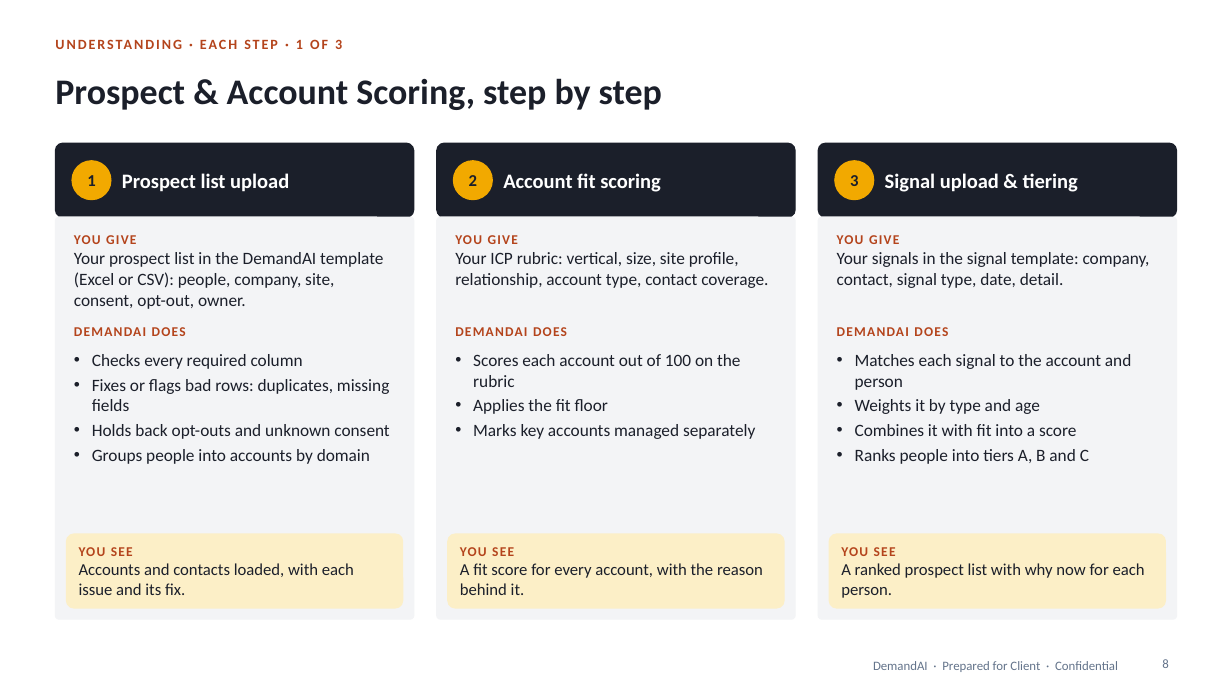
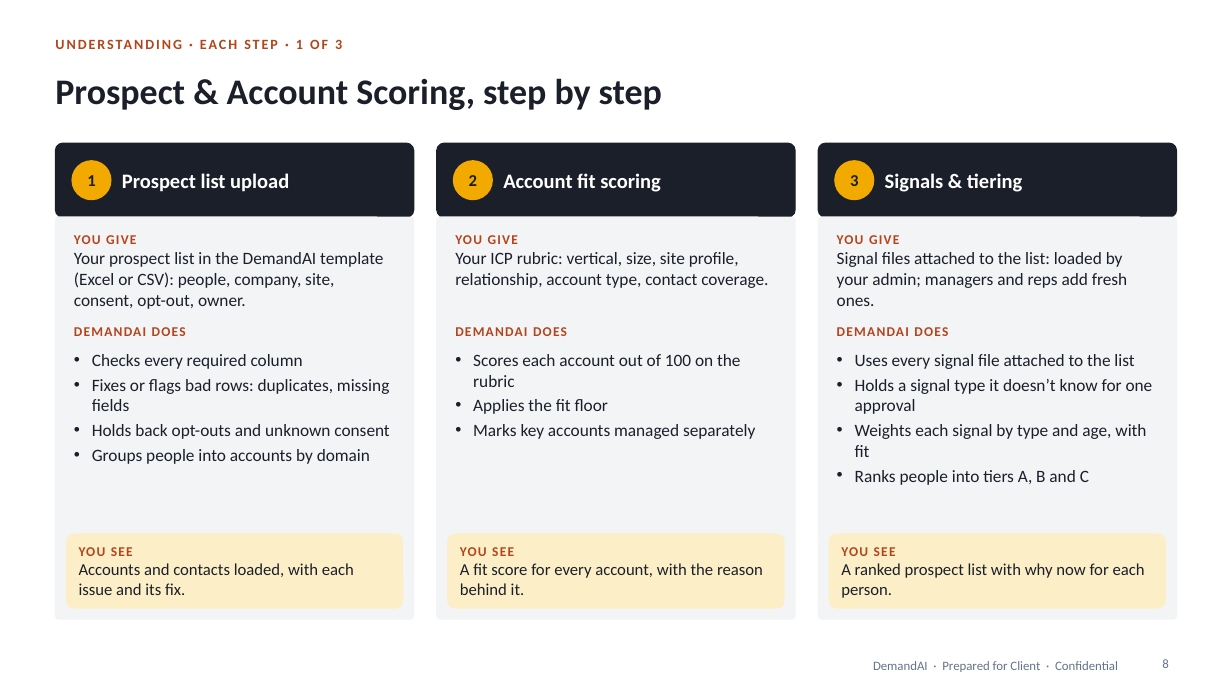
Before and after one commit to shantanusharma-commits/Demand-AI---POC, a slide deck: slide 8 of proposal/DemandAI_Pilot_Proposal.pptx. Drawn at 1232x693 pixels with LibreOffice and Linux fonts; fonts in the diff are those of the drawing. Boxes give left, top, right and bottom in pixels: in the first picture for what was removed or moved away, otherwise in the second. Text is boxed around its words. In the diff, an @@ line names an element or a change of style, - is before the commit and + after.

```diff
--- a/proposal/DemandAI_Pilot_Proposal.pptx
+++ b/proposal/DemandAI_Pilot_Proposal.pptx
@@ text at bbox=[885, 173, 1022, 192]: text changed @@
-Signal upload & tiering
+Signals & tiering
@@ text at bbox=[837, 252, 1127, 306]: text changed @@
-Your signals in the signal template: company, contact, signal type, date, detail.
+Signal files attached to the list: loaded by your admin; managers and reps add fresh ones.
@@ text at bbox=[855, 354, 1153, 457]: text changed @@
-• Matches each signal to the account and person
-• Weights it by type and age
-• Combines it with fit into a score
+• Uses every signal file attached to the list
+• Holds a signal type it doesn’t know for one approval
+• Weights each signal by type and age, with fit
```
Also in this commit, not shown: 11 other slides changed, 1 slide added, 1 other file.
